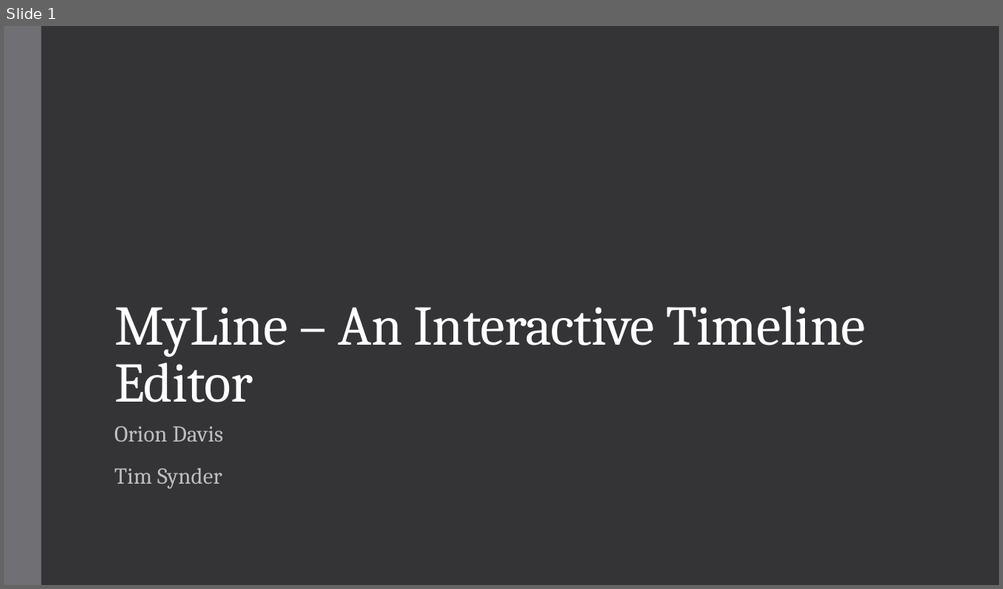
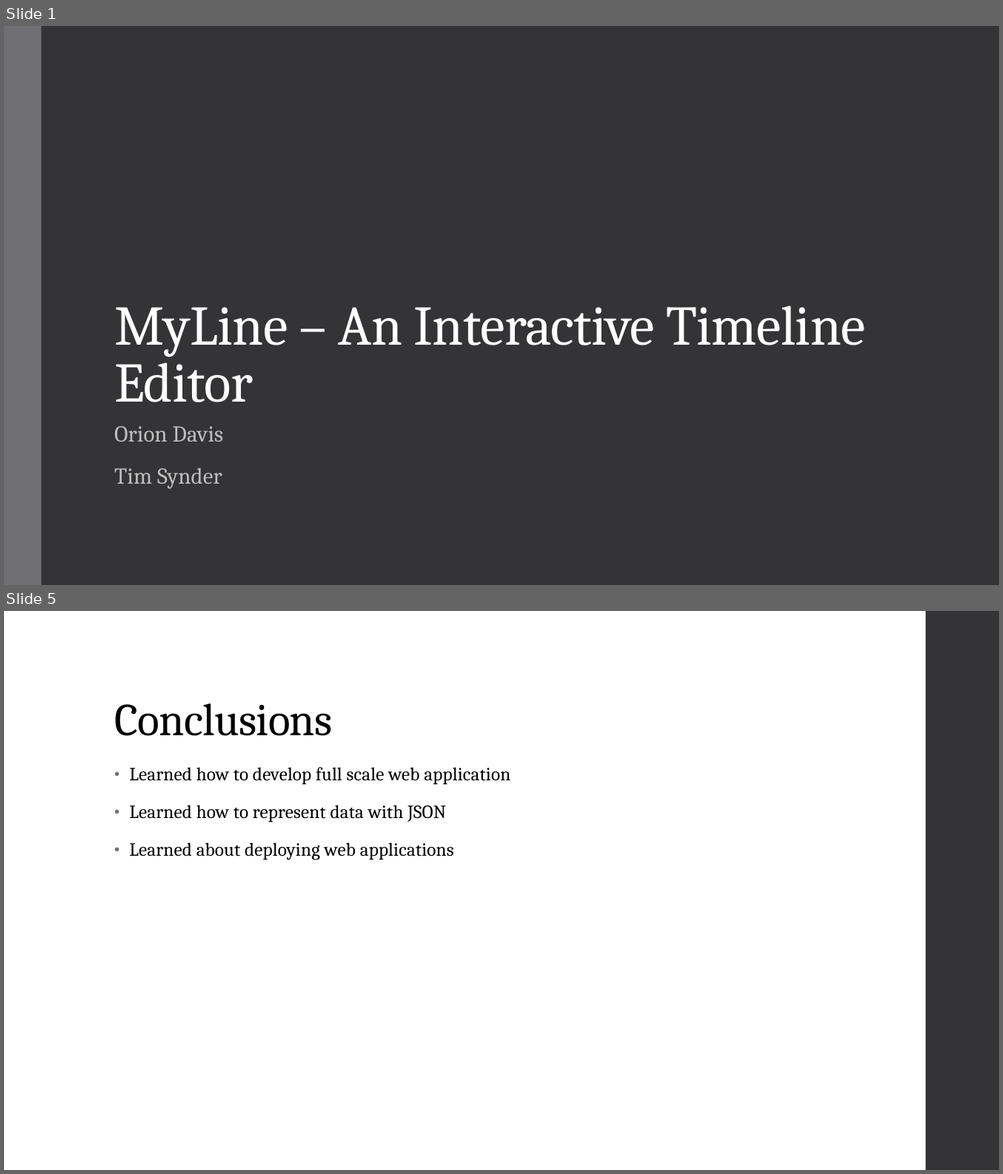
Before and after one commit to ord4/isp-term-project, a slide deck: docs/MyLine.ppt.pptx. Shown one above the other, each under a label of ours: slide 1 before the commit, slides 1 and 5 after it; the slides between them are not shown. The pictures are 1003x589 and 1003x1174 pixels, drawn with LibreOffice and Linux fonts; fonts in the diff are those of the drawing. Boxes give left, top, right and bottom in pixels: in the first picture for what was removed or moved away, otherwise in the second. Text is boxed around its words. In the diff, an @@ line names an element or a change of style, - is before the commit and + after.

```diff
--- a/docs/MyLine.ppt.pptx
+++ b/docs/MyLine.ppt.pptx
@@ slide 5 added at <box>4,611,999,1170</box>, background #FFFFFF @@
@@ rectangle added at <box>925,611,999,1170</box>, fill #353537 @@
@@ title added at <box>114,703,333,736</box>, 44 pt, text #000000 @@
+Conclusions
@@ text added at <box>129,767,510,860</box>, 18 pt, text #000000 @@
+• Learned how to develop full scale web application
+• Learned how to represent data with JSON
+• Learned about deploying web applications
```
Also in this commit, not shown: 3 other slides added.
